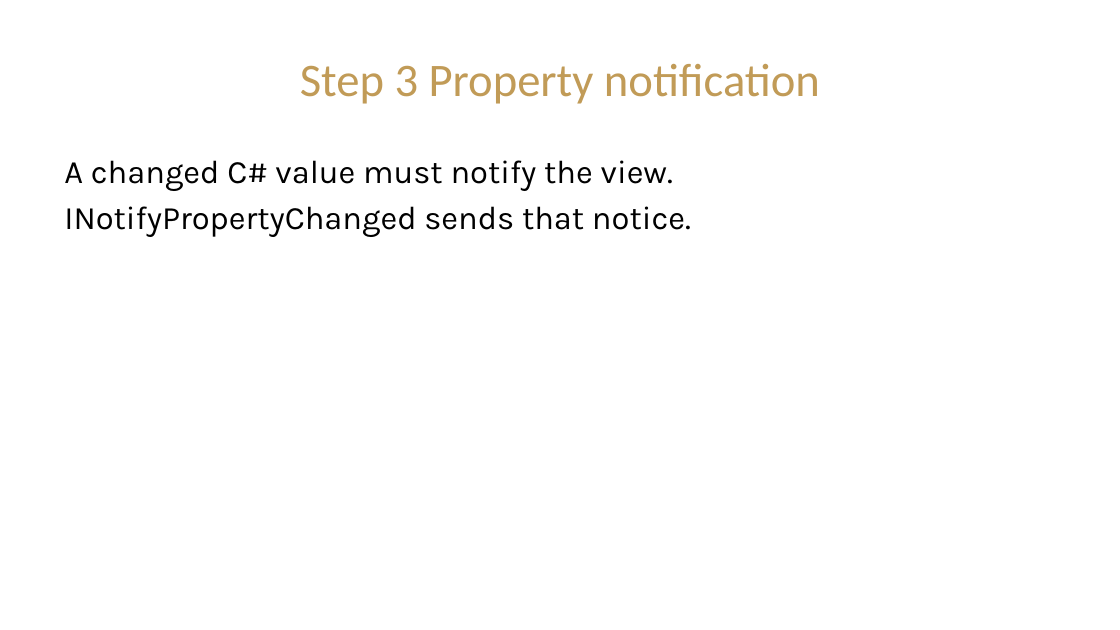
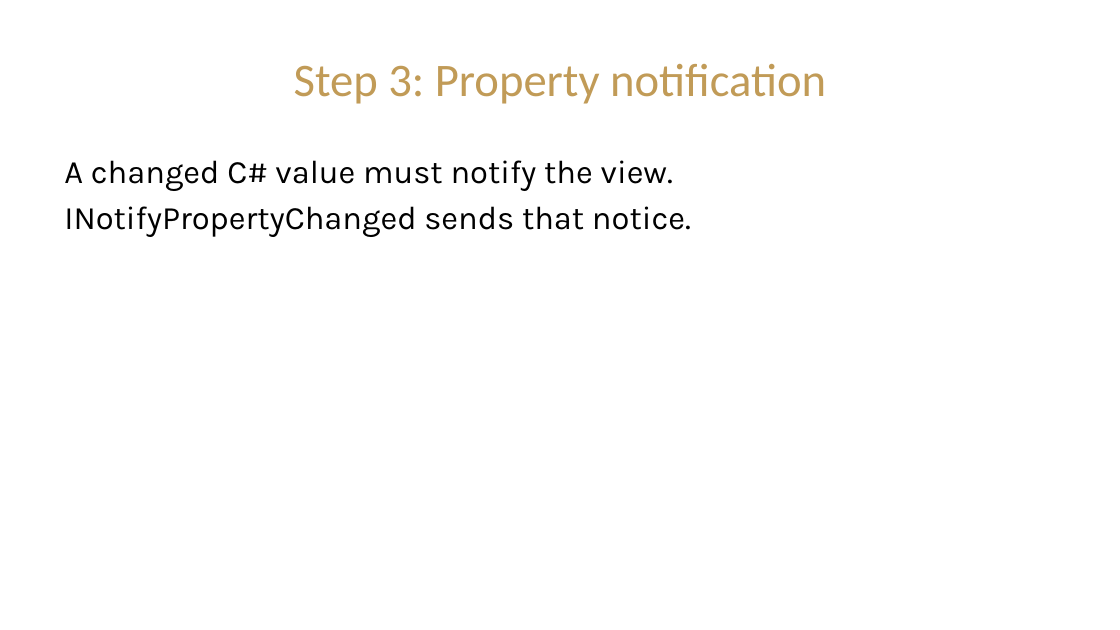
Before and after one commit to CIST-2220-Fall-2026/ProjectCostEstimator-RJG, a slide deck: slide 7 of Presentations/Module_3_Item_Editor_Binding_Presentation.pptx (slide 5 before the commit). Drawn at 1120x630 pixels with LibreOffice and Linux fonts; fonts in the diff are those of the drawing; background and template pictures are left out. Boxes give left, top, right and bottom in pixels: in the first picture for what was removed or moved away, otherwise in the second. Text is boxed around its words. In the diff, an @@ line names an element or a change of style, - is before the commit and + after.

```diff
--- a/Presentations/Module_3_Item_Editor_Binding_Presentation.pptx
+++ b/Presentations/Module_3_Item_Editor_Binding_Presentation.pptx
@@ title at box(294, 64, 826, 104): text changed @@
-Step 3 Property notification
+Step 3: Property notification
```
Also in this commit, not shown: 10 other slides changed, 4 slides added, 1 slide removed, 11 other files.
